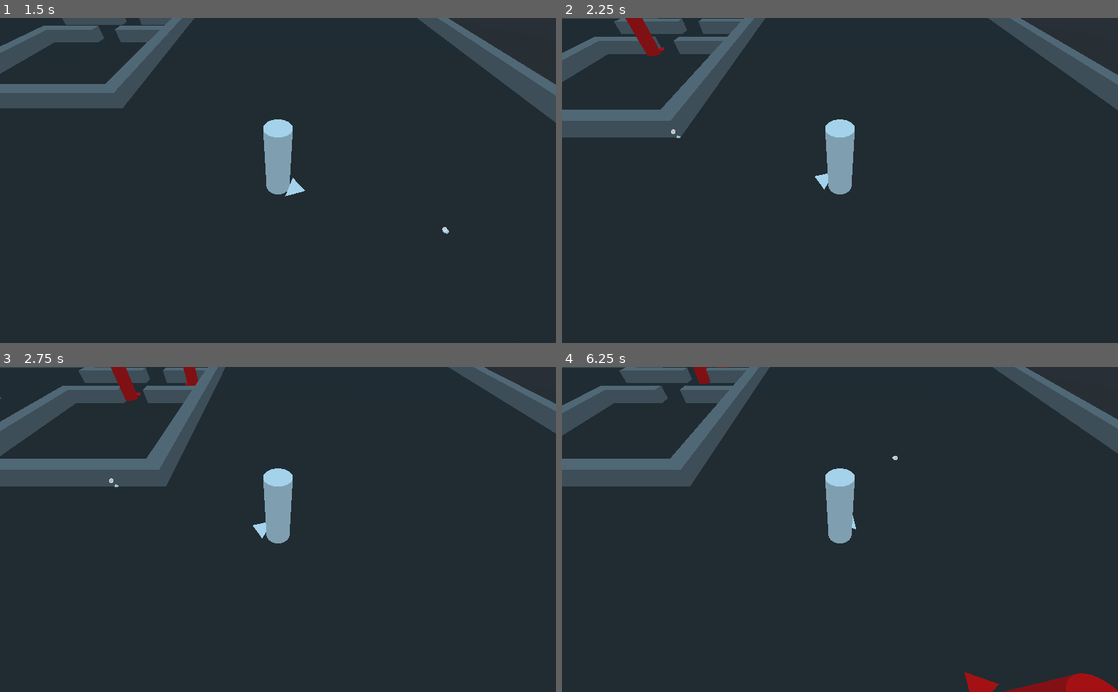
Above: before the commit, frames 1-4 (two rows, left to right).
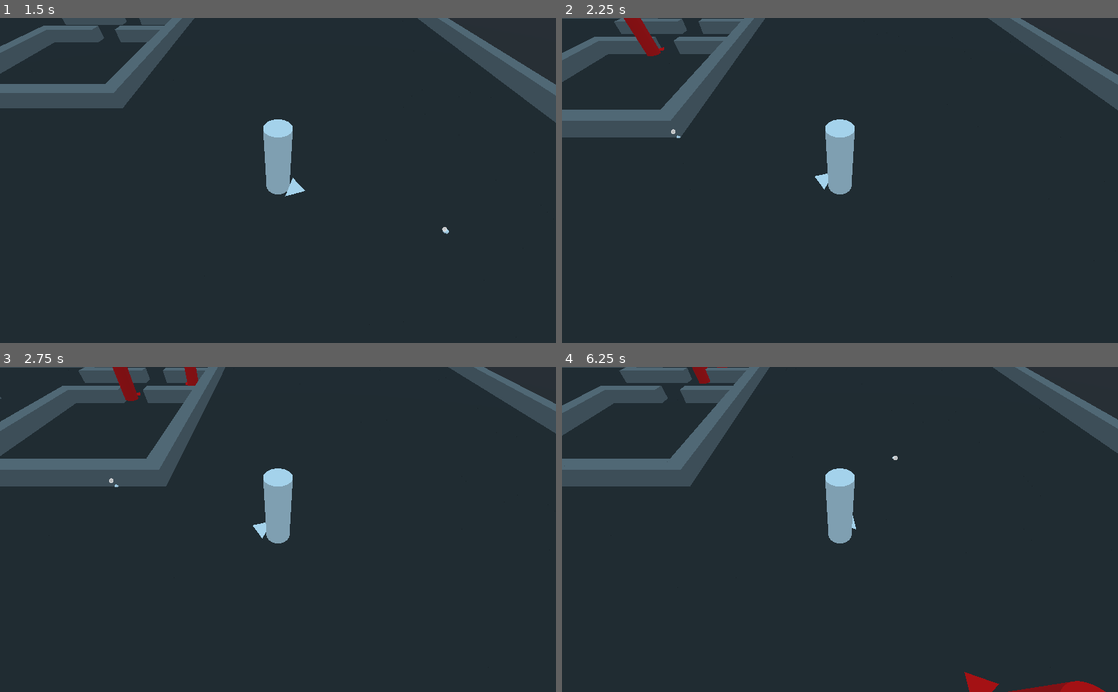
Above: after the commit, the same moments.

Repository: ciromdrs/BaseShooter
Game: Godot game, scene res://tests/Test1.tscn
Two runs of this game, one before a commit and one after it. Both use one fixed random seed, a clock stepped at 60 frames per second and the inputs below.
Inputs (mouse positions are in pixels of both pictures, inside the frame that each line leads up to):
- Up to frame 1 (1.5 s): tap Enter (reset) at 0.5 s; move the mouse to (250, 245) at 0.52 s; hold Mouse wheel up (cam_zoom_in) 0.53-1.28 s; hold W (move_up) from 0.53 s (still down); move the mouse to (444, 229) at 1.27 s; tap Mouse wheel down (cam_zoom_out) at 1.35 s
- Up to frame 2 (2.25 s): move the mouse to (673, 131) at 2.02 s; release W (move_up) at 2.03 s; hold A (move_left) from 2.03 s (still down); hold Mouse wheel up (cam_zoom_in) from 2.03 s (still down)
- Up to frame 3 (2.75 s): keep holding A (move_left); keep holding Mouse wheel up (cam_zoom_in)
- Up to frame 4 (6.25 s): move the mouse to (867, 529) at 2.77 s; release Mouse wheel up (cam_zoom_in) at 2.78 s; tap Mouse wheel down (cam_zoom_out) at 2.85, 4.35, 5.85 s; move the mouse to (756, 448) at 3.52 s; release A (move_left) at 3.53 s; hold Down (move_down) 3.53-4.28 s; hold Mouse wheel up (cam_zoom_in) 3.53-4.28 s; move the mouse to (962, 513) at 4.27 s; hold D (move_right) 4.28-5.03 s; move the mouse to (728, 545) at 5.02 s; hold W (move_up) 5.03-5.78 s; hold Mouse wheel up (cam_zoom_in) 5.03-5.78 s; move the mouse to (895, 458) at 5.77 s; hold D (move_right) from 5.78 s (still down)

Frame 1 is identical in both runs. In frame 2, less than 0.1% of the frame differs, in the area x 11-18%, y 0-12%; in frame 3, less than 0.1%; in frame 4, 0.4%, in the area x 23-100%, y 0-100%.

Commit message:
Bugfix: Correct Enemy's walk/attack animation

Diff:
--- a/scenes/Enemy.gd
+++ b/scenes/Enemy.gd
@@ -49,7 +49,10 @@
 		if $Attack.get_collider() == chased:
 			state = STATES.attacking
 	else:
-		state = STATES.idle
+		if path_to_chased != null:
+			state = STATES.walking
+		else:
+			state = STATES.idle
 
 
 func chase(to_chase):
--- a/scenes/Enemy.tscn
+++ b/scenes/Enemy.tscn
@@ -25,7 +25,7 @@
 albedo_color = Color( 1, 0, 0, 1 )
 
 [sub_resource type="Animation" id=8]
-resource_name = "Attack"
+resource_name = "attack"
 tracks/0/type = "value"
 tracks/0/path = NodePath("MeshInstance:rotation_degrees")
 tracks/0/interp = 2
@@ -52,7 +52,7 @@
 }
 
 [sub_resource type="Animation" id=9]
-resource_name = "Idle"
+resource_name = "idle"
 tracks/0/type = "value"
 tracks/0/path = NodePath("MeshInstance:translation")
 tracks/0/interp = 1
Not shown: 2 places in scenes/Enemy.tscn that only renumber resources
